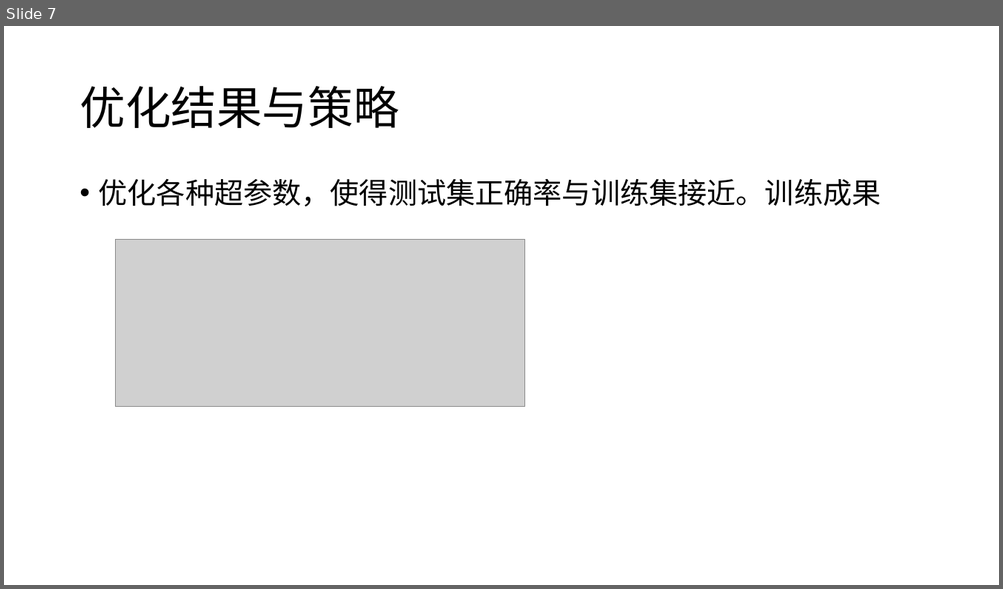
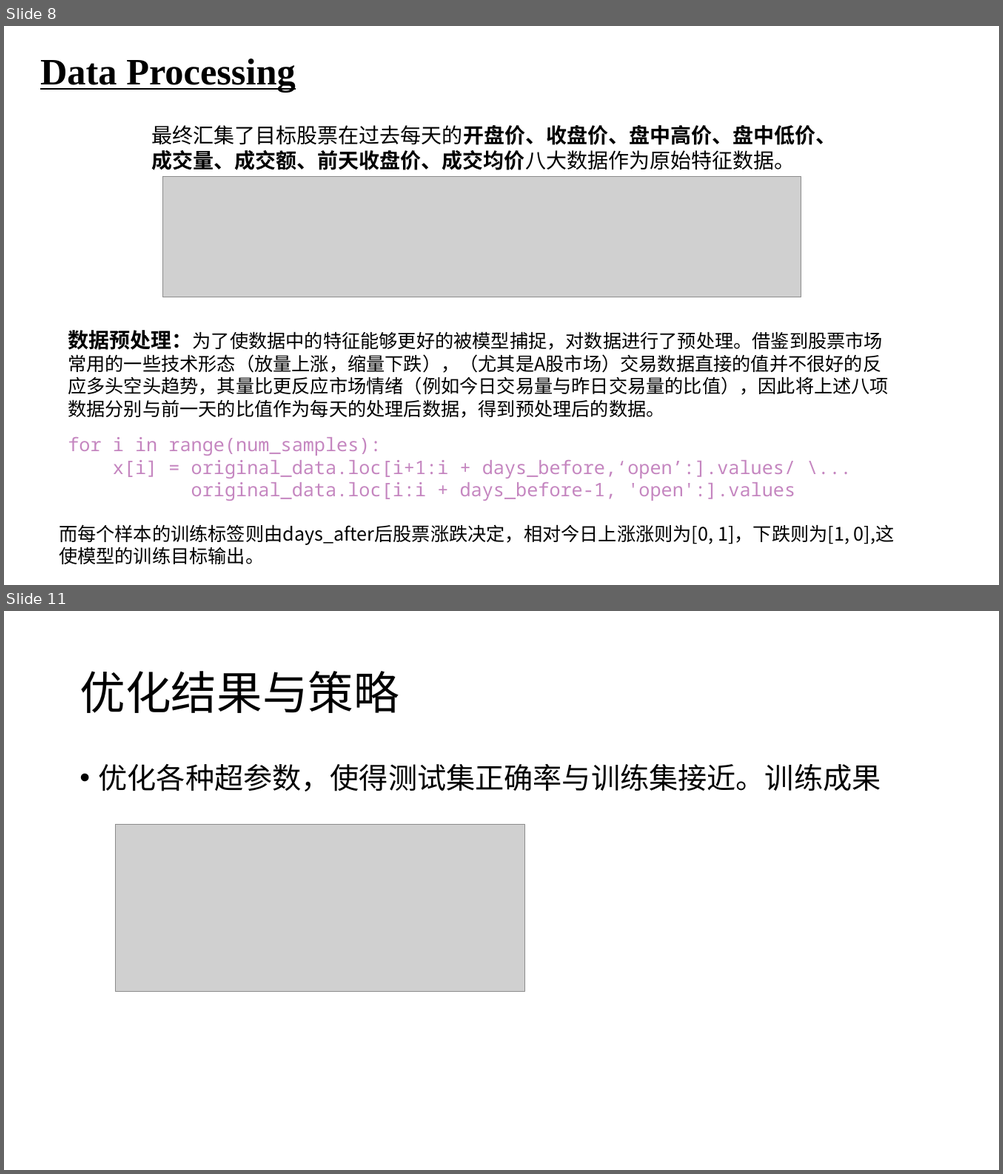
Before and after one commit to Jzzzi/Courses, a slide deck: introToAi/FinalPre/人工智能导论 股票预测.pptx. Shown one above the other, each under a label of ours: slide 7 before the commit, slides 8 and 11 after it; the slides between them are not shown. The pictures are 1003x589 and 1003x1174 pixels, drawn with LibreOffice and Linux fonts; fonts in the diff are those of the drawing; grey boxes stand for pictures. Boxes give left, top, right and bottom in pixels: in the first picture for what was removed or moved away, otherwise in the second. Text is boxed around its words. In the diff, an @@ line names an element or a change of style, - is before the commit and + after.

```diff
--- a/introToAi/FinalPre/人工智能导论 股票预测.pptx
+++ b/introToAi/FinalPre/人工智能导论 股票预测.pptx
@@ slide 8 added at (4,26,999,585), background #FFFFFF @@
@@ title added at (40,59,295,93), 36 pt, text #000000, bold, underline @@
+Data Processing
@@ text added at (151,125,836,170), 20 pt, text #000000, bold @@
+最终汇集了目标股票在过去每天的开盘价、收盘价、盘中高价、盘中低价、成交量、成交额、前天收盘价、成交均价八大数据作为原始特征数据。
@@ picture added at (163,177,801,298) @@
@@ text added at (68,330,888,418), 18 pt, text #000000 @@
+数据预处理：为了使数据中的特征能够更好的被模型捕捉，对数据进行了预处理。借鉴到股票市场常用的一些技术形态（放量上涨，缩量下跌），（尤其是A股市场）交易数据直接的值并不很好的反应多头空头趋势，其量比更反应市场情绪（例如今日交易量与昨日交易量的比值），因此将上述八项数据分别与前一天的比值作为每天的处理后数据，得到预处理后的数据。
@@ text added at (68,437,795,501), 18 pt, text #C586C0 @@
+for i in range(num_samples):
+x[i] = original_data.loc[i+1:i + days_before,‘open’:].values/ \...
+original_data.loc[i:i + days_before-1, 'open':].values
@@ text added at (59,525,894,565), 18 pt, text #000000 @@
+而每个样本的训练标签则由days_after后股票涨跌决定，相对今日上涨涨则为[0, 1]，下跌则为[1, 0],这使模型的训练目标输出。
@@ what was slide 7 is now slide 11 @@
```
Also in this commit, not shown: 5 slides changed, 4 other slides added, 1 slide removed, 1 other file.
